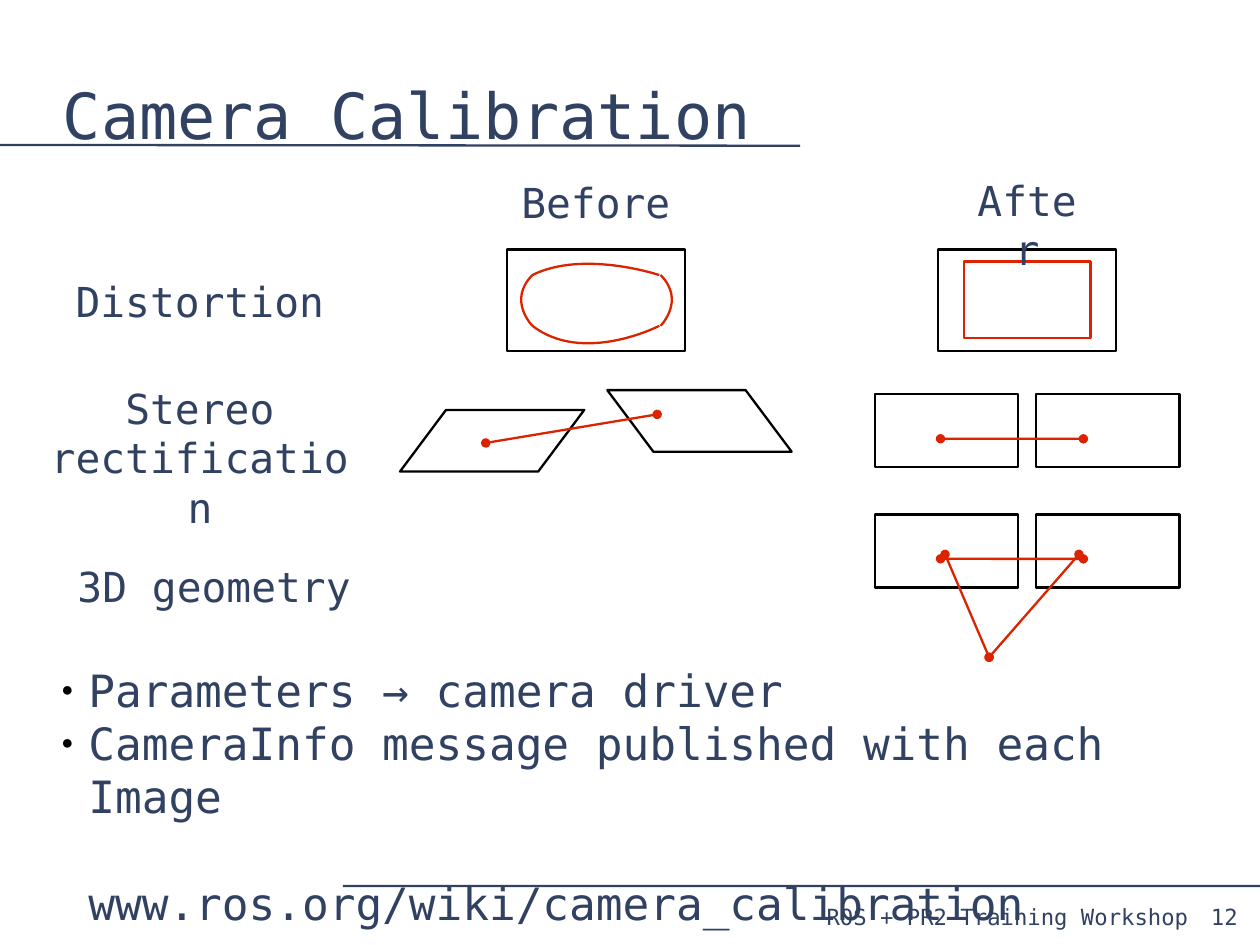
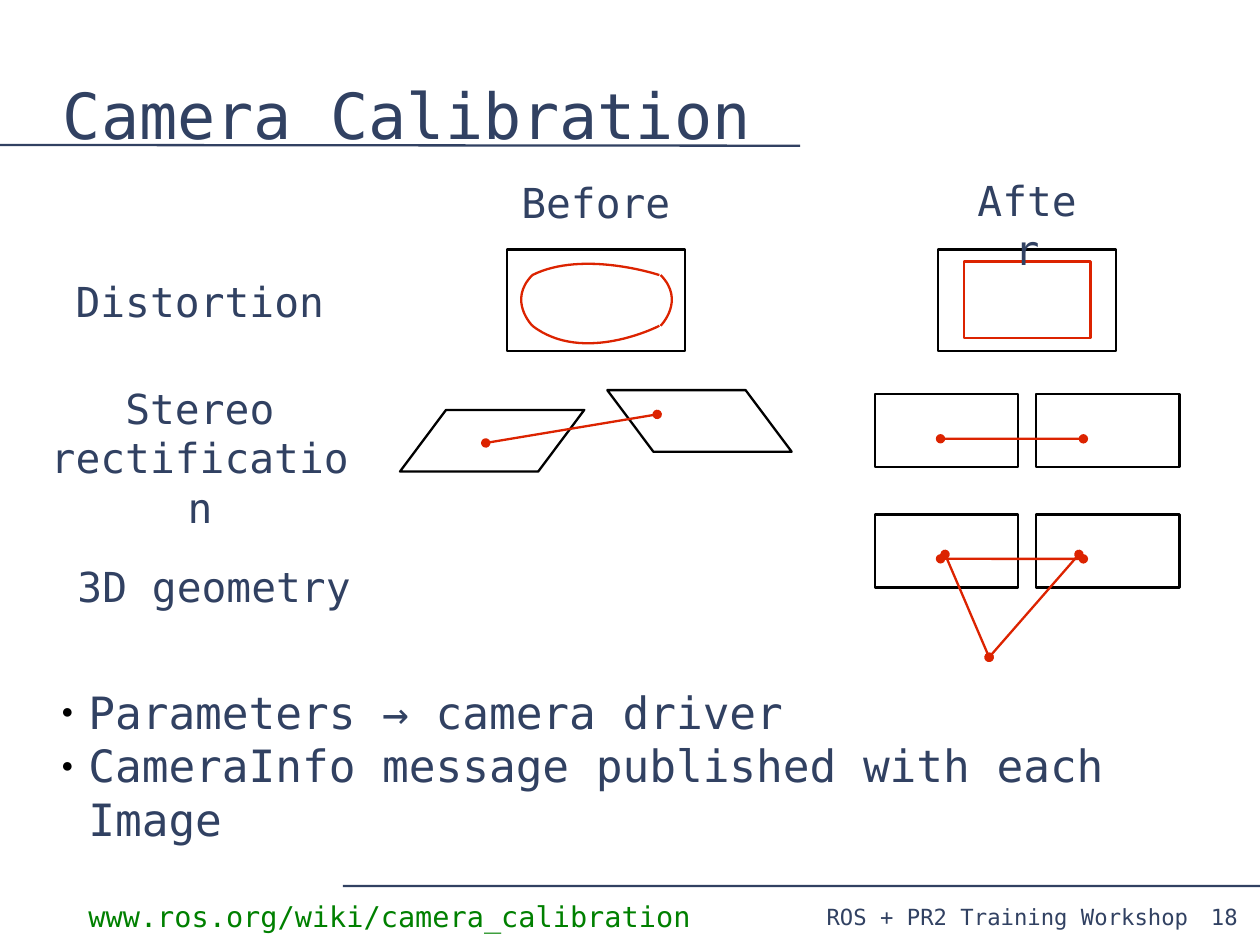
Before and after one commit to PR2/pr2_docs, a slide deck: slide 18 of pr2_training_workshop/processing_camera_data/slides.odp (slide 12 before the commit). Drawn at 1260x945 pixels with LibreOffice and Linux fonts; fonts in the diff are those of the drawing. Boxes give left, top, right and bottom in pixels: in the first picture for what was removed or moved away, otherwise in the second. Text is boxed around its words. In the diff, an @@ line names an element or a change of style, - is before the commit and + after.

```diff
--- a/pr2_training_workshop/processing_camera_data/slides.odp
+++ b/pr2_training_workshop/processing_camera_data/slides.odp
@@ text "Parameters → camera driver": place and size @@
-text "Parameters → camera driver" at (88, 673, 1104, 930)
+text "Parameters → camera driver" at (88, 695, 1104, 933)
@@ text at (88, 748, 1104, 933): size 28 to 18 pt, text colour #314162 to #008000 in "www.ros.org/wiki/camera_calibration" @@
@@ page number at (1211, 908, 1238, 926): text changed @@
-12
+18
```
Also in this commit, not shown: 3 other slides changed, 1 slide added.
